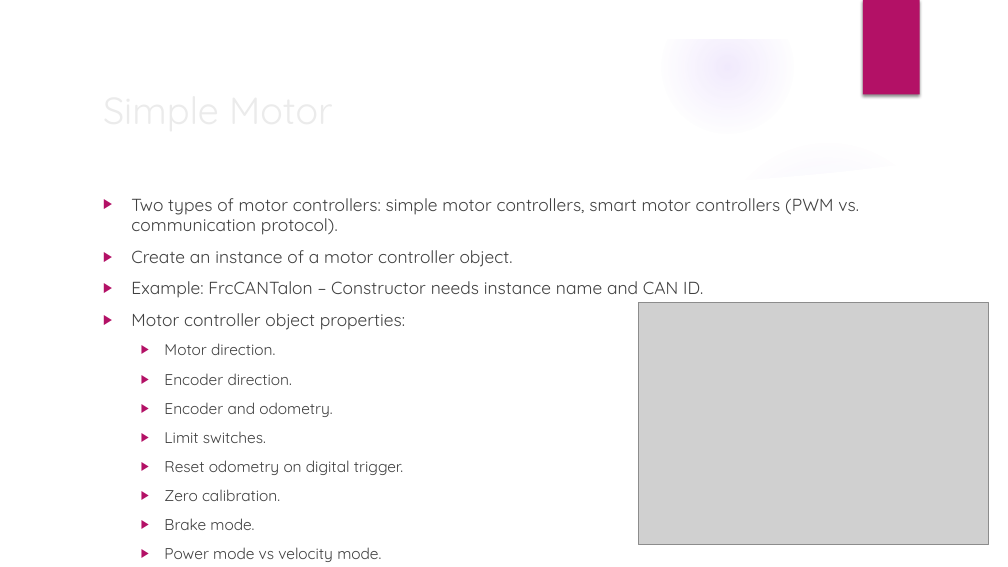
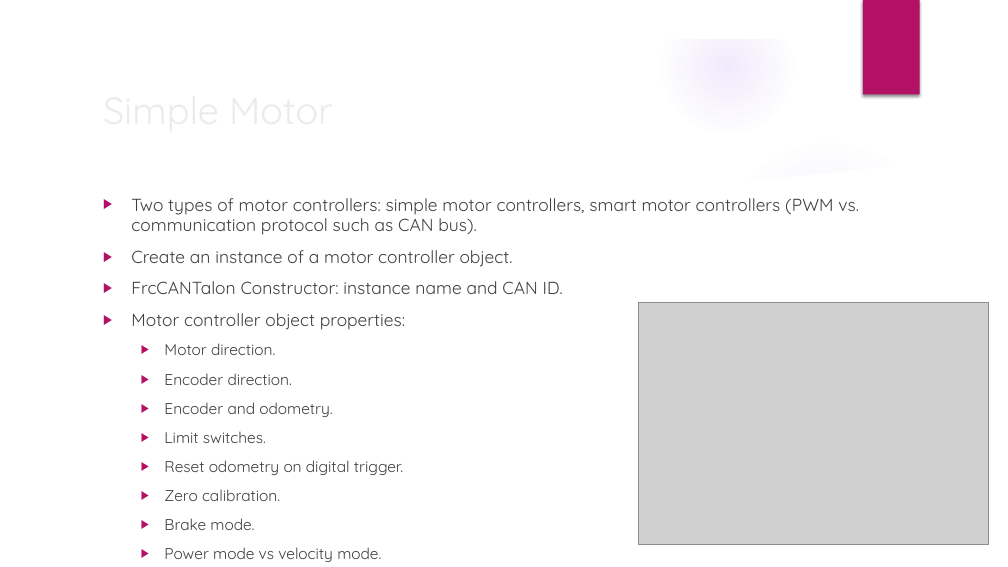
Before and after one commit to trc492/FrcProgrammingClass, a slide deck: slide 3 of Lesson3/AdvancedRoboticsLesson3.pptx. Drawn at 1008x567 pixels with LibreOffice and Linux fonts; fonts in the diff are those of the drawing; grey boxes stand for pictures; background and template pictures are left out. Boxes give left, top, right and bottom in pixels: in the first picture for what was removed or moved away, otherwise in the second. Text is boxed around its words. In the diff, an @@ line names an element or a change of style, - is before the commit and + after.

```diff
--- a/Lesson3/AdvancedRoboticsLesson3.pptx
+++ b/Lesson3/AdvancedRoboticsLesson3.pptx
@@ text at [131,198,859,235]: text changed @@
-▶ Two types of motor controllers: simple motor controllers, smart motor controllers (PWM vs. communication protocol).
+▶ Two types of motor controllers: simple motor controllers, smart motor controllers (PWM vs. communication protocol such as CAN bus).
@@ text at [131,281,563,294]: text changed @@
-▶ Example: FrcCANTalon – Constructor needs instance name and CAN ID.
+▶ FrcCANTalon Constructor: instance name and CAN ID.
```
Also in this commit, not shown: 2 other slides changed, 3 other files.
